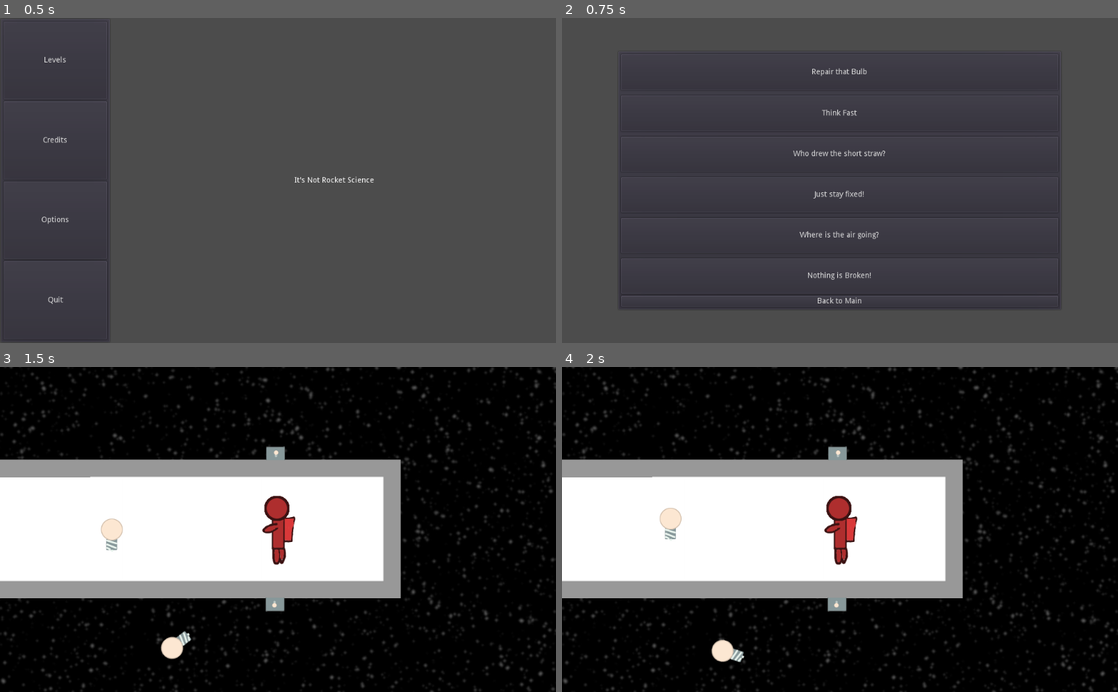
Above: before the commit, frames 1-4 (two rows, left to right).
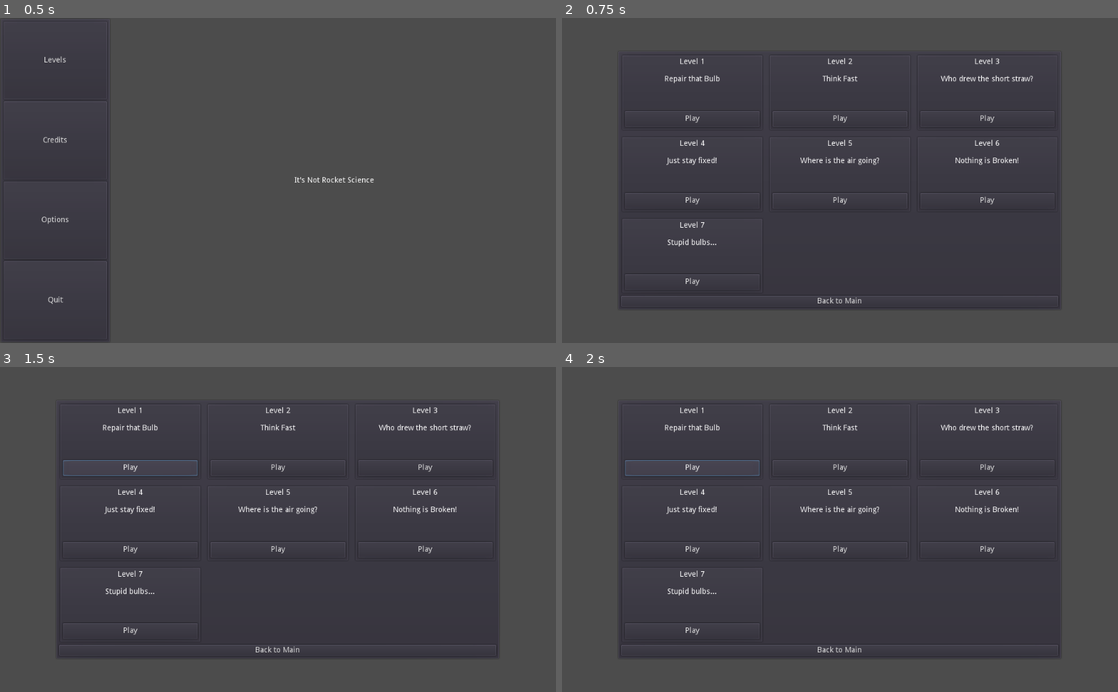
Above: after the commit, the same moments.

Repository: thecyberwraith/cb-gamejam-2021
Game: Godot game, scene res://Menus/MainMenu.tscn
The game is run twice, just before and just after one commit, with the same random seed, the same clock (stepped at 60 frames per second) and the same inputs.
Inputs (mouse positions are in pixels of both pictures, inside the frame that each line leads up to):
- Up to frame 1 (0.5 s): no input
- Up to frame 2 (0.75 s): click "Levels" at 0.5 s
- Up to frame 3 (1.5 s): click (127, 467) at 1.25 s, where only the run after the commit has a clickable "Play"
- Up to frame 4 (2 s): no input

Frame 1 is identical in both runs. In frame 2, 1.9% of the frame differs, in the area x 10-90%, y 11-83%; in frame 3, 99%; in frame 4, 99%, in the area x 0-100%, y 0-100%.

Commit message:
Made level menu prettier.

Diff:
--- /dev/null
+++ b/Menus/LevelButton.gd
@@ -0,0 +1,24 @@
+extends Control
+
+onready var button = get_node("VBoxContainer/Button")
+onready var level = get_node("VBoxContainer/Level")
+onready var description = get_node("VBoxContainer/Description")
+onready var time = get_node("VBoxContainer/Time")
+
+signal play_level
+
+var scene: String
+
+func _ready():
+	button.connect("pressed", self, "share_button")
+
+func share_button():
+	emit_signal("play_level", scene)
+
+func populate(a_scene: String, lvl: int, desc: String, best: float):
+	button.disabled = false
+	level.text = "Level %s" % lvl
+	if best > 0:
+		time.text = "Best time: %s seconds" % best
+	description.text = desc
+	scene = a_scene
--- /dev/null
+++ b/Menus/LevelButton.tscn
@@ -0,0 +1,42 @@
+[gd_scene load_steps=2 format=2]
+
+[ext_resource path="res://Menus/LevelButton.gd" type="Script" id=1]
+
+[node name="LevelButton" type="PanelContainer"]
+anchor_right = 1.0
+anchor_bottom = 1.0
+size_flags_horizontal = 3
+size_flags_vertical = 3
+script = ExtResource( 1 )
+__meta__ = {
+"_edit_use_anchors_": false
+}
+
+[node name="VBoxContainer" type="VBoxContainer" parent="."]
+size_flags_horizontal = 3
+size_flags_vertical = 3
+
+[node name="Level" type="Label" parent="VBoxContainer"]
+size_flags_horizontal = 3
+size_flags_vertical = 3
+text = "???"
+align = 1
+
+[node name="Description" type="Label" parent="VBoxContainer"]
+margin_top = 18.0
+size_flags_horizontal = 3
+size_flags_vertical = 3
+align = 1
+
+[node name="Time" type="Label" parent="VBoxContainer"]
+margin_top = 36.0
+size_flags_horizontal = 3
+size_flags_vertical = 3
+align = 1
+
+[node name="Button" type="Button" parent="VBoxContainer"]
+margin_top = 54.0
+size_flags_horizontal = 3
+size_flags_vertical = 3
+disabled = true
+text = "Play"
--- a/Menus/LevelsList.gd
+++ b/Menus/LevelsList.gd
@@ -1,4 +1,6 @@
 extends GridContainer
+
+const LevelButton: PackedScene = preload("res://Menus/LevelButton.tscn")
 
 onready var back_button: Button = get_node("../BackButton")
 
@@ -8,21 +10,19 @@
 	[ 'Who drew the short straw?', 'res://Levels/Level3/Level3.tscn'],
 	[ 'Just stay fixed!', 'res://Levels/Level4/Level4.tscn'],
 	[ 'Where is the air going?', 'res://Levels/Level5/Level5.tscn'],
-	[ 'Nothing is Broken!', 'res://Levels/Level6/Level6.tscn']
+	[ 'Nothing is Broken!', 'res://Levels/Level6/Level6.tscn'],
+	[ 'Stupid bulbs...', 'res://Levels/Level7/Level7.tscn']
 ]
 const MainMenu = "res://Menus/MainMenu.tscn"
 
 func _ready():
 	back_button.connect("pressed", get_tree(), "change_scene", [MainMenu])
 
-	for level_info in LEVELS_LIST:
-		var name = level_info[0]
-		var scene = level_info[1]
+	for i in len(LEVELS_LIST):
+		var name = LEVELS_LIST[i][0]
+		var scene = LEVELS_LIST[i][1]
 
-		var button = Button.new()
-		button.text = name
-		button.size_flags_horizontal = Control.SIZE_EXPAND_FILL
-		button.size_flags_vertical = Control.SIZE_EXPAND_FILL
-		button.connect("pressed", get_tree(), "change_scene", [scene])
-
+		var button = LevelButton.instance()
 		add_child(button)
+		button.populate(scene, i+1, name, -1)
+		button.connect("play_level", get_tree(), "change_scene", [scene])
--- a/Menus/LevelsMenu.tscn
+++ b/Menus/LevelsMenu.tscn
@@ -27,9 +27,11 @@
 [node name="GridContainer" type="GridContainer" parent="PanelContainer/VBoxContainer"]
 margin_right = 805.0
 margin_bottom = 442.0
+size_flags_horizontal = 3
 size_flags_vertical = 3
 custom_constants/vseparation = 10
 custom_constants/hseparation = 10
+columns = 3
 script = ExtResource( 1 )
 
 [node name="BackButton" type="Button" parent="PanelContainer/VBoxContainer"]
